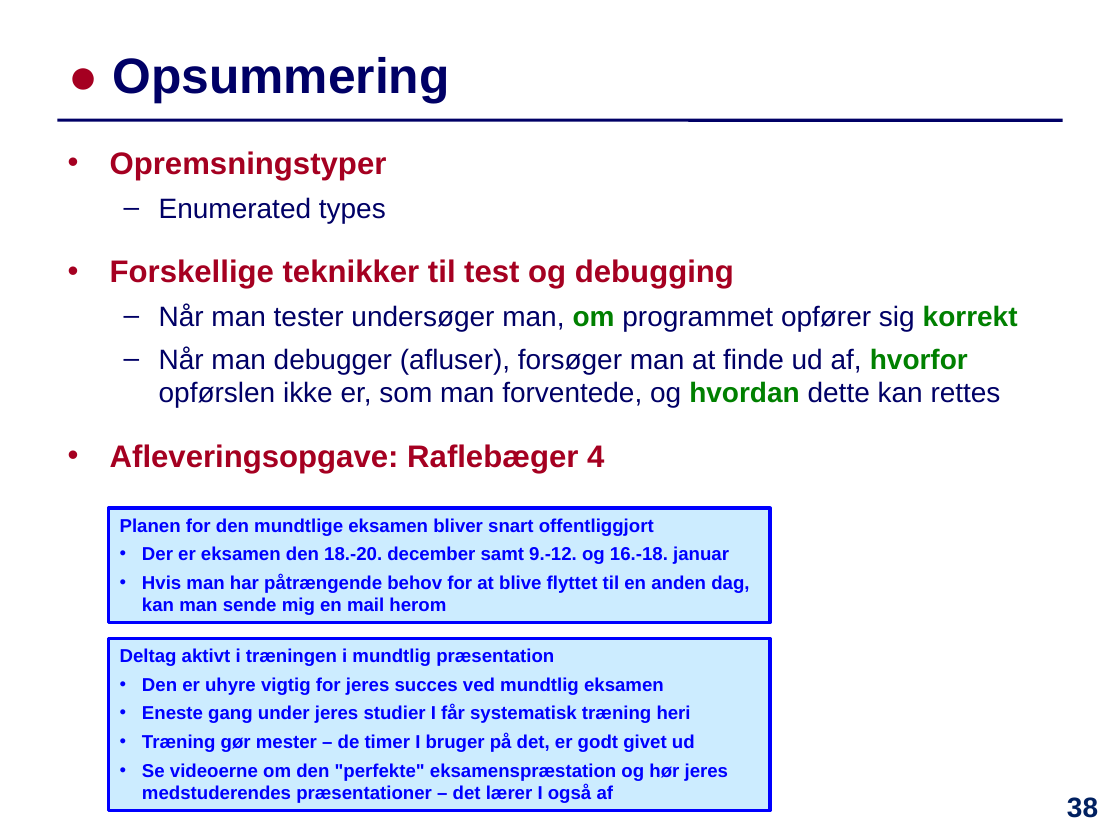
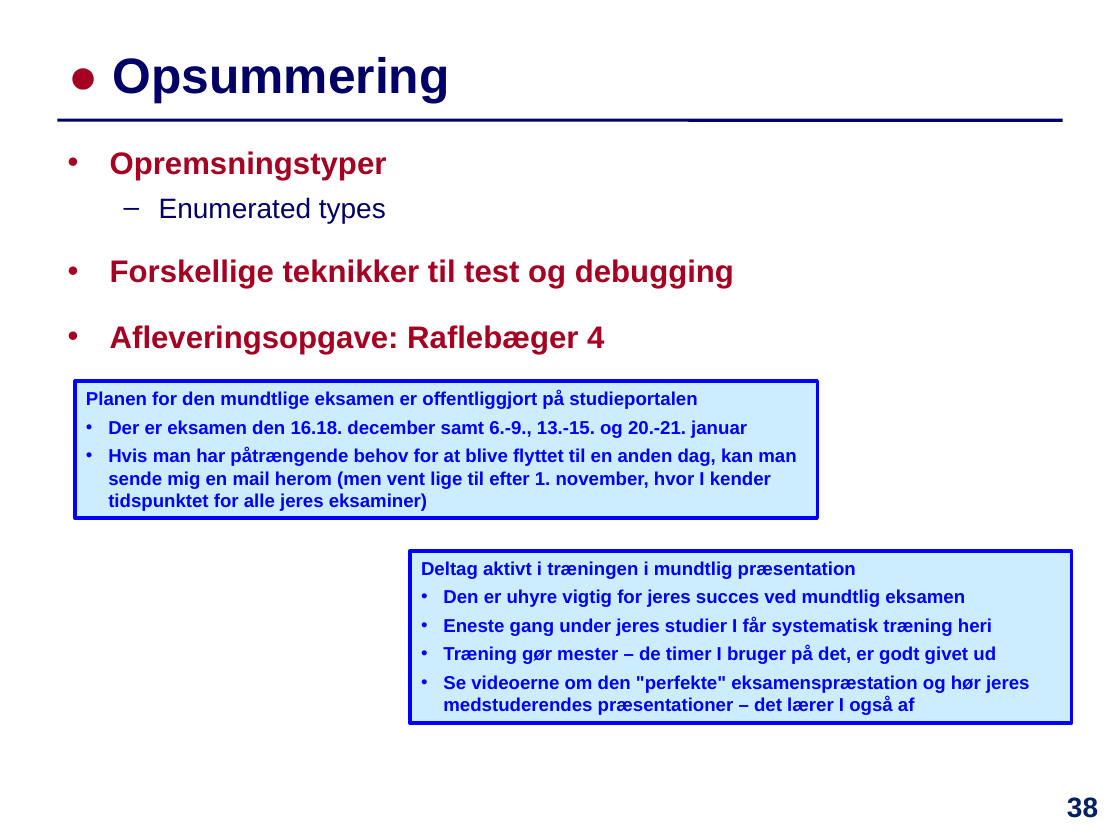
Before and after one commit to IntProgAU/Materiale, a slide deck: slide 38 of web/e24/uge_10/Slides-Uge10.pptx. Drawn at 1120x840 pixels with LibreOffice and Linux fonts; fonts in the diff are those of the drawing. Boxes give left, top, right and bottom in pixels: in the first picture for what was removed or moved away, otherwise in the second. Text is boxed around its words. In the diff, an @@ line names an element or a change of style, - is before the commit and + after.

```diff
--- a/web/e24/uge_10/Slides-Uge10.pptx
+++ b/web/e24/uge_10/Slides-Uge10.pptx
@@ text at (159, 304, 1018, 408): paragraphs removed @@
-  – Når man tester undersøger man, om programmet opfører sig korrekt
-  – Når man debugger (afluser), forsøger man at finde ud af, hvorfor opførslen ikke er, som man forventede, og hvordan dette kan rettes
@@ rectangle "Planen for den mundtlige eksamen ...": place and size @@
-rectangle "Planen for den mundtlige eksamen ..." at (109, 508, 771, 623)
+rectangle "Planen for den mundtlige eksamen ..." at (75, 381, 818, 517)
@@ text in rectangle at (86, 391, 796, 511): text changed @@
-Planen for den mundtlige eksamen bliver snart offentliggjort
-• Der er eksamen den 18.-20. december samt 9.-12. og 16.-18. januar
-• Hvis man har påtrængende behov for at blive flyttet til en anden dag, kan man sende mig en mail herom
+Planen for den mundtlige eksamen er offentliggjort på studieportalen
+• Der er eksamen den 16.18. december samt 6.-9., 13.-15. og 20.-21. januar
+• Hvis man har påtrængende behov for at blive flyttet til en anden dag, kan man sende mig en mail herom (men vent lige til efter 1. november, hvor I kender tidspunktet for alle jeres eksaminer)
@@ rectangle "Deltag aktivt i træningen i ...": place and size @@
-rectangle "Deltag aktivt i træningen i ..." at (109, 638, 771, 811)
+rectangle "Deltag aktivt i træningen i ..." at (410, 551, 1072, 724)
```
Also in this commit, not shown: 7 other slides changed, 1 other file.
